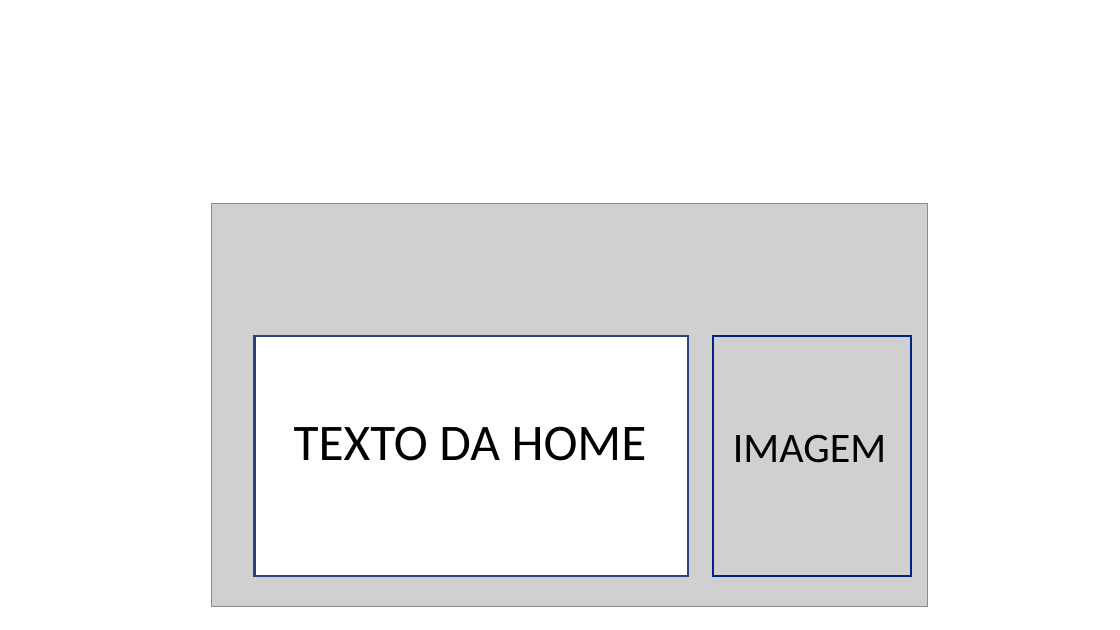
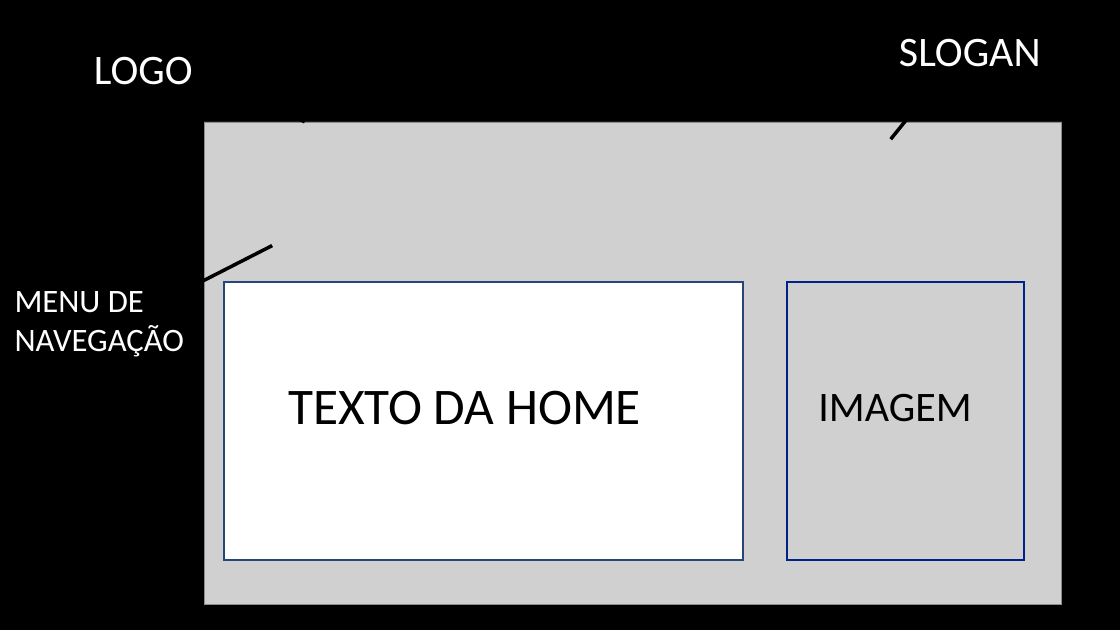
Before and after one commit to natanaelmelobandtec/pesquisa_inovacao, a slide deck: slide 1 of Site/protótipo.pptx. Drawn at 1120x630 pixels with LibreOffice and Linux fonts; fonts in the diff are those of the drawing; grey boxes stand for pictures; background and template pictures are left out. Boxes give left, top, right and bottom in pixels: in the first picture for what was removed or moved away, otherwise in the second. Text is boxed around its words. In the diff, an @@ line names an element or a change of style, - is before the commit and + after.

```diff
--- a/Site/protótipo.pptx
+++ b/Site/protótipo.pptx
@@ background #FFFFFF to picture (left out) @@
@@ text added at [94, 56, 193, 85], 36 pt, text #FFFFFF @@
+LOGO
@@ text added at [899, 38, 1041, 67], 36 pt, text #FFFFFF @@
+SLOGAN
@@ arrow added from (305, 122) to (224, 80), #000000 3 pt @@
@@ arrow added from (891, 139) to (939, 80), #000000 3 pt @@
@@ picture: place and size @@
-picture at [212, 203, 928, 607]
+picture at [204, 122, 1062, 605]
@@ arrow added from (272, 245) to (174, 296), #000000 3 pt @@
@@ text added at [15, 291, 184, 357], 28 pt, text #FFFFFF @@
+MENU DE NAVEGAÇÃO
@@ rectangle: place and size @@
-rectangle at [255, 336, 688, 576]
+rectangle at [224, 282, 744, 560]
@@ rectangle: place and size @@
-rectangle at [713, 336, 911, 576]
+rectangle at [787, 282, 1023, 560]
@@ text "TEXTO DA HOME": place and size @@
-text "TEXTO DA HOME" at [294, 426, 647, 461]
+text "TEXTO DA HOME" at [288, 390, 641, 425]
@@ text "IMAGEM": place and size @@
-text "IMAGEM" at [733, 434, 886, 463]
+text "IMAGEM" at [818, 393, 971, 422]
```
Also in this commit, not shown: 6 slides added, 3 slides removed.
